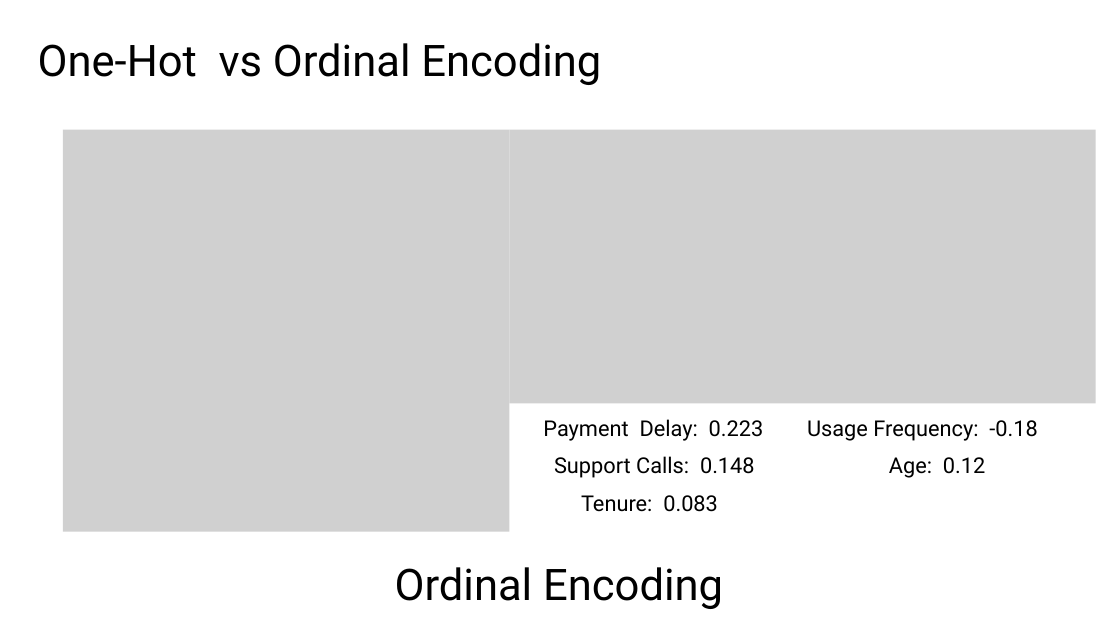
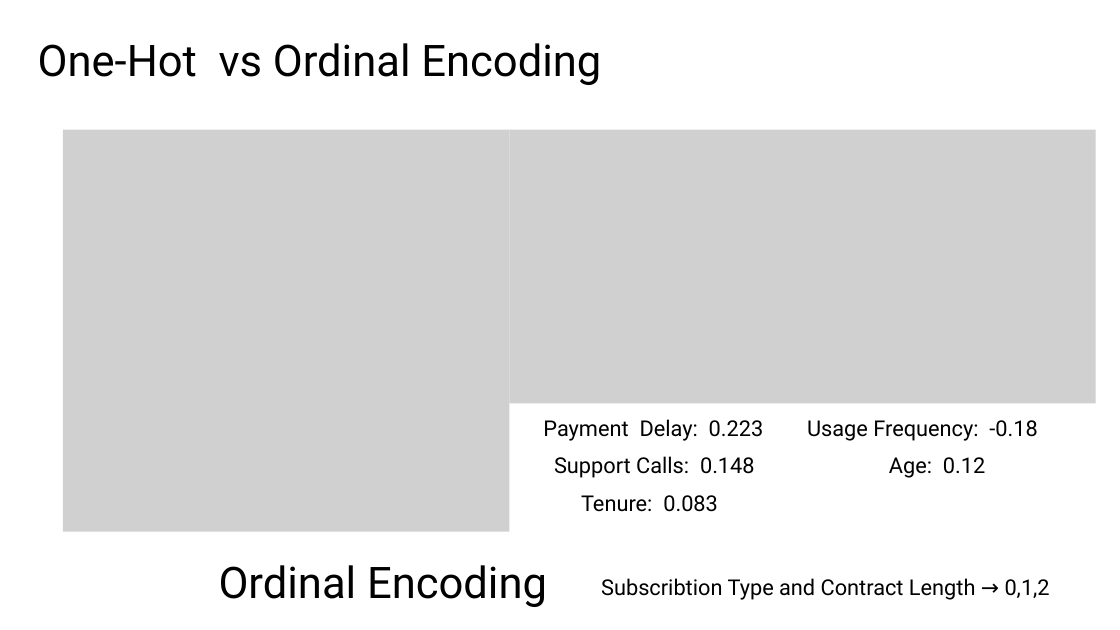
Before and after one commit to LeeMoofon0222/Vizuro_Intern, a slide deck: slide 7 of cc_process/Customer Churn.pptx (slide 8 before the commit). Drawn at 1120x630 pixels with LibreOffice and Linux fonts; fonts in the diff are those of the drawing; grey boxes stand for pictures; background and template pictures are left out. Boxes give left, top, right and bottom in pixels: in the first picture for what was removed or moved away, otherwise in the second. Text is boxed around its words. In the diff, an @@ line names an element or a change of style, - is before the commit and + after.

```diff
--- a/cc_process/Customer Churn.pptx
+++ b/cc_process/Customer Churn.pptx
@@ text "Ordinal Encoding": place and size @@
-text "Ordinal Encoding" at (395,567,723,609)
+text "Ordinal Encoding" at (219,565,547,607)
@@ text added at (601,578,1050,600), 28 pt, text #000000 @@
+Subscribtion Type and Contract Length → 0,1,2
```
Also in this commit, not shown: 4 other slides changed, 6 slides added, 1 slide removed, 14 other files.
